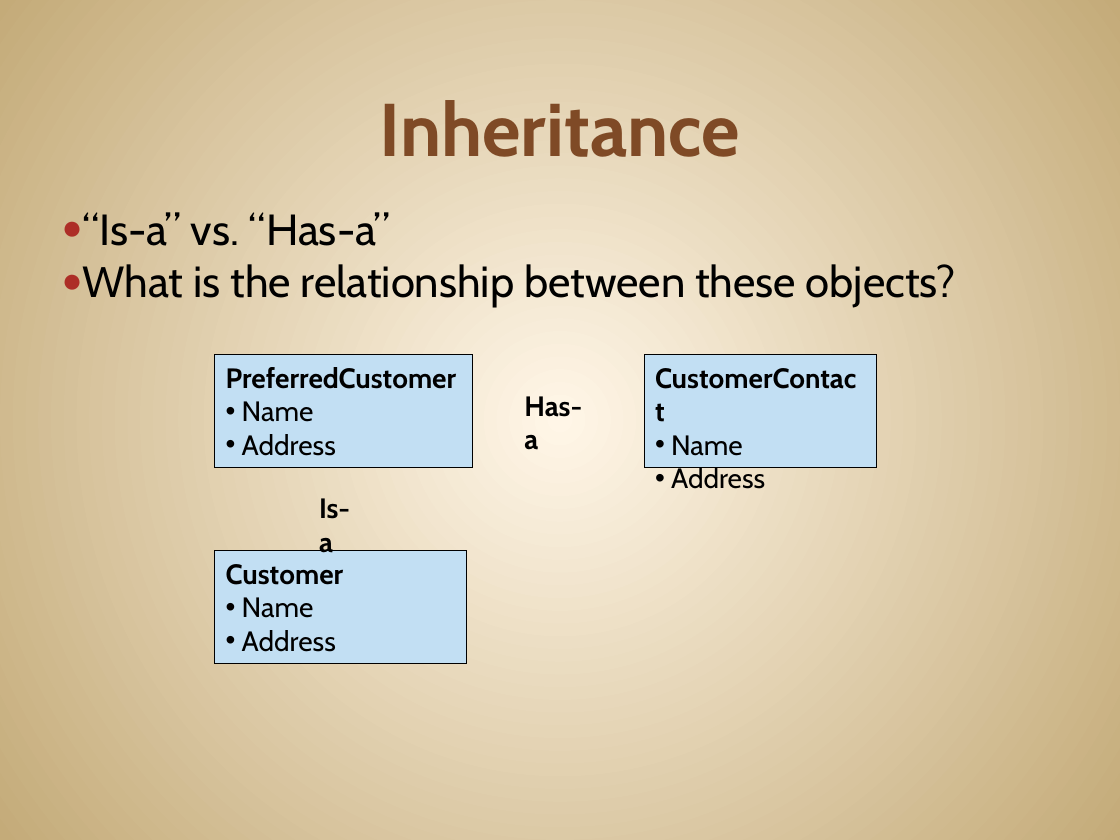
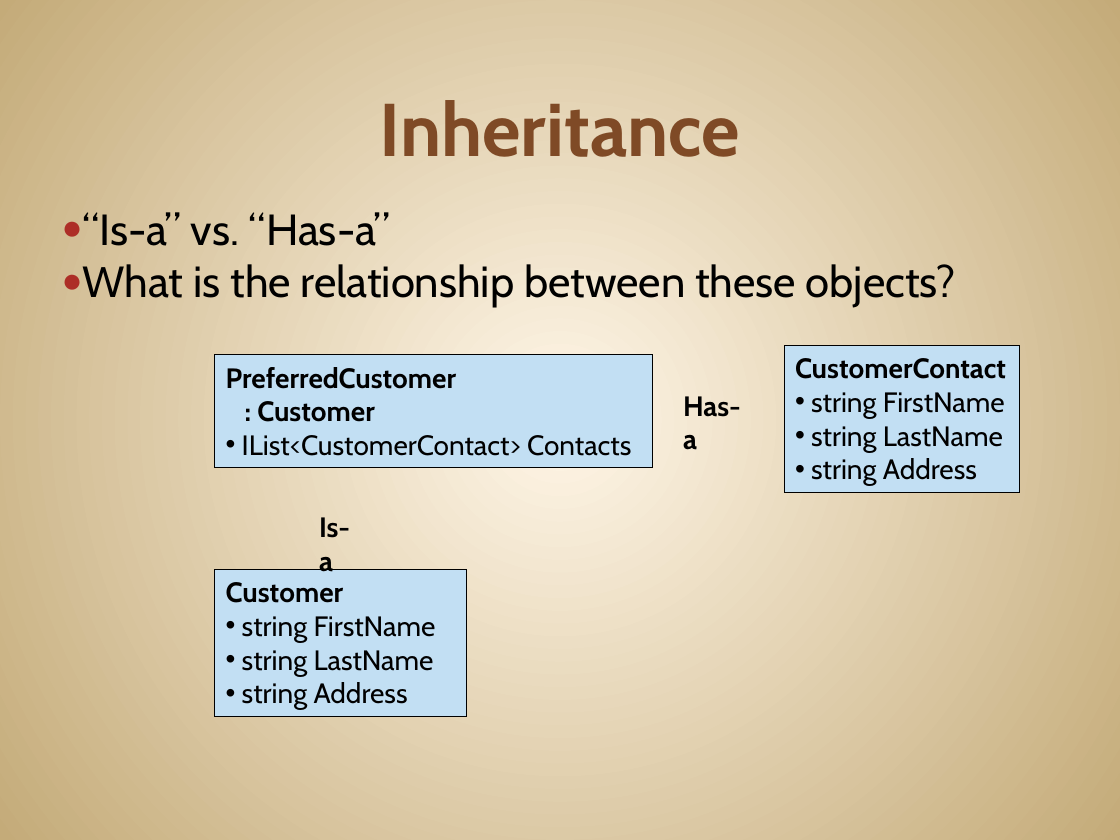
Before and after one commit to JonKruger/oop-solid-sample, a slide deck: slide 22 of slides/OOP-SOLID-CodeMash.pptx (slide 20 before the commit). Drawn at 1120x840 pixels with LibreOffice and Linux fonts; fonts in the diff are those of the drawing. Boxes give left, top, right and bottom in pixels: in the first picture for what was removed or moved away, otherwise in the second. Text is boxed around its words. In the diff, an @@ line names an element or a change of style, - is before the commit and + after.

Commit message:
composition vs. inheritance example done

```diff
--- a/slides/OOP-SOLID-CodeMash.pptx
+++ b/slides/OOP-SOLID-CodeMash.pptx
@@ rectangle "PreferredCustomer" resized from (x1=215, y1=355, x2=473, y2=468) to (x1=215, y1=355, x2=653, y2=468) @@
@@ rectangle "CustomerContact" resized from (x1=644, y1=355, x2=876, y2=468) to (x1=784, y1=345, x2=1020, y2=492) @@
@@ text "Has-a" moved from (x1=524, y1=396, x2=582, y2=450) to (x1=683, y1=396, x2=741, y2=450) @@
@@ text in rectangle at (x1=242, y1=401, x2=631, y2=456): text changed @@
-• Name
-• Address
+: Customer
+• IList<CustomerContact> Contacts
@@ text in rectangle at (x1=811, y1=392, x2=1005, y2=486): text changed @@
-• Name
-• Address
+• string FirstName
+• string LastName
+• string Address
@@ text "Is-a" moved from (x1=319, y1=498, x2=350, y2=558) to (x1=319, y1=517, x2=350, y2=577) @@
@@ rectangle "Customer" resized from (x1=215, y1=551, x2=467, y2=664) to (x1=215, y1=569, x2=467, y2=716) @@
@@ text in rectangle at (x1=242, y1=616, x2=436, y2=710): text changed @@
-• Name
-• Address
+• string FirstName
+• string LastName
+• string Address
```
Also in this commit, not shown: 1 other slide changed, 10 slides added.
